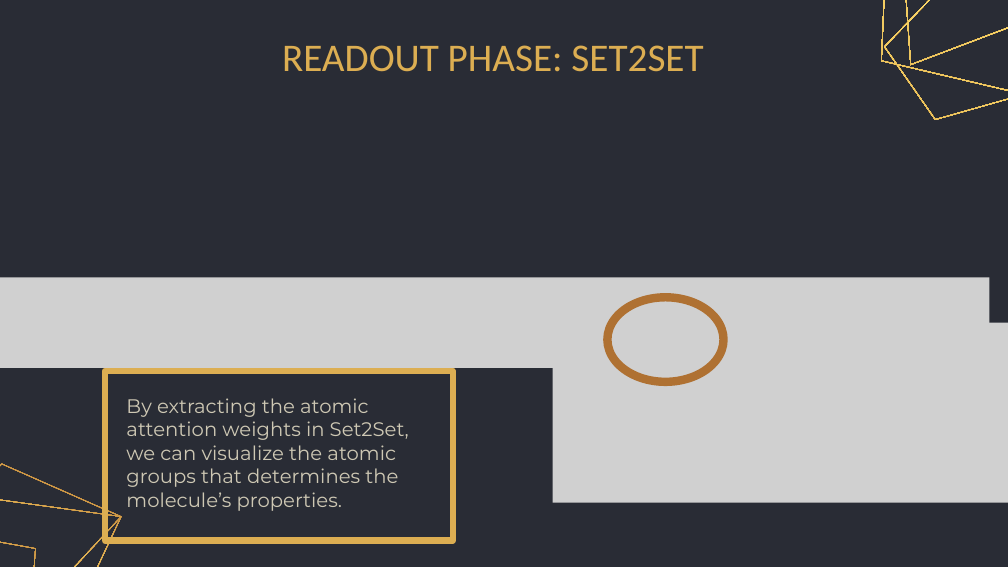
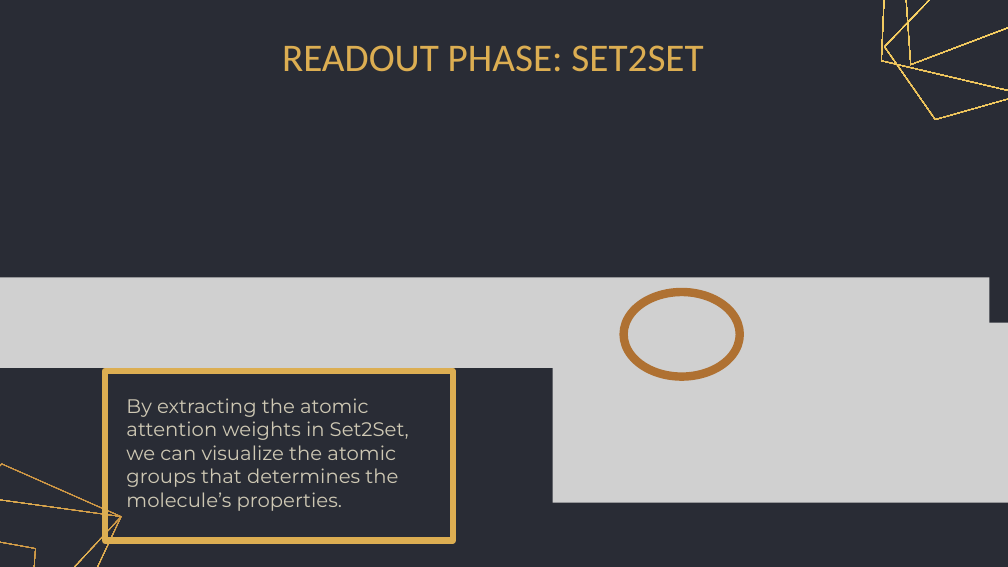
Before and after one commit to gretagrassmann/Machine-Learning-Exam, a slide deck: slide 19 of ML_presentation.pptx. Drawn at 1008x567 pixels with LibreOffice and Linux fonts; fonts in the diff are those of the drawing; grey boxes stand for pictures. Boxes give left, top, right and bottom in pixels: in the first picture for what was removed or moved away, otherwise in the second. Text is boxed around its words. In the diff, an @@ line names an element or a change of style, - is before the commit and + after.

```diff
--- a/ML_presentation.pptx
+++ b/ML_presentation.pptx
@@ ellipse moved from (x1=608, y1=297, x2=724, y2=382) to (x1=624, y1=292, x2=740, y2=377) @@
```
Also in this commit, not shown: 10 other slides changed.
